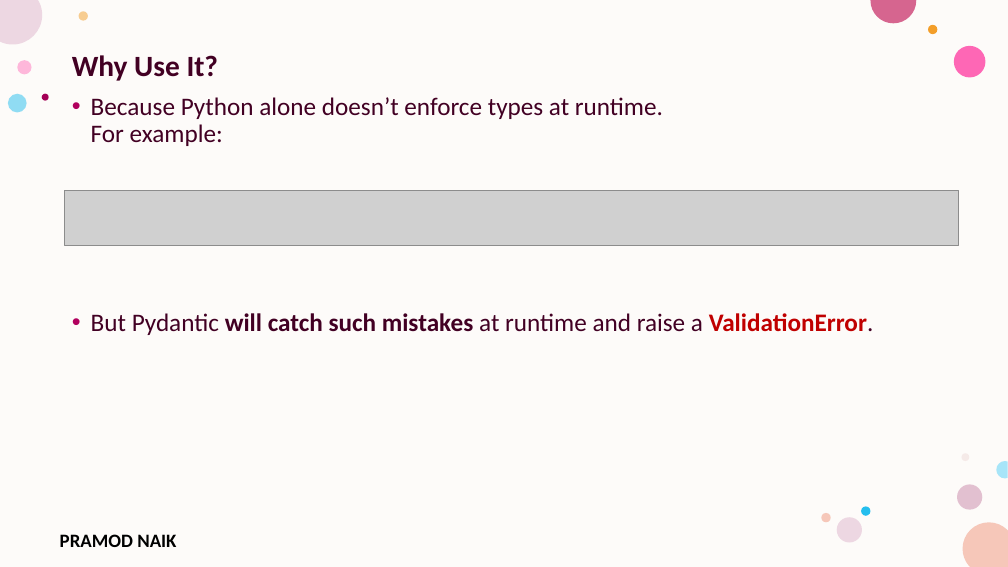
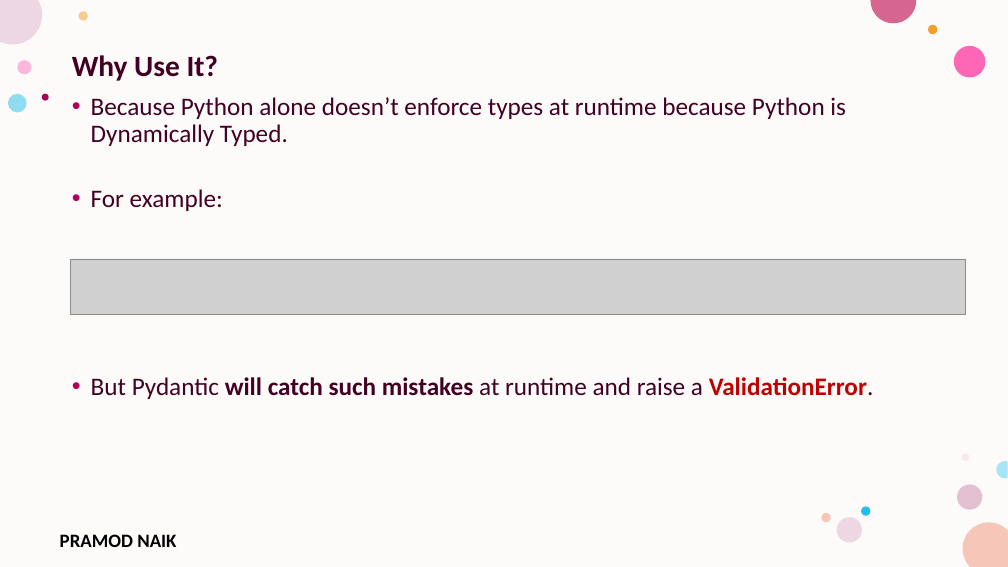
Before and after one commit to PRAMODNAIK-DEV/Backend-Dev-using-Python-FastAPI, a slide deck: slide 38 of FastAPI/Introduction to FastAPI.pptx. Drawn at 1008x567 pixels with LibreOffice and Linux fonts; fonts in the diff are those of the drawing; grey boxes stand for pictures; background and template pictures are left out. Boxes give left, top, right and bottom in pixels: in the first picture for what was removed or moved away, otherwise in the second. Text is boxed around its words. In the diff, an @@ line names an element or a change of style, - is before the commit and + after.

```diff
--- a/FastAPI/Introduction to FastAPI.pptx
+++ b/FastAPI/Introduction to FastAPI.pptx
@@ text at (91, 97, 846, 211): text changed @@
-• Because Python alone doesn’t enforce types at runtime.
-  For example:
+• Because Python alone doesn’t enforce types at runtime because Python is Dynamically Typed.
+• For example:
@@ picture: place and size @@
-picture at (64, 191, 959, 246)
+picture at (70, 259, 965, 315)
```
Also in this commit, not shown: 6 other slides changed, 16 slides removed, 1 other file.
